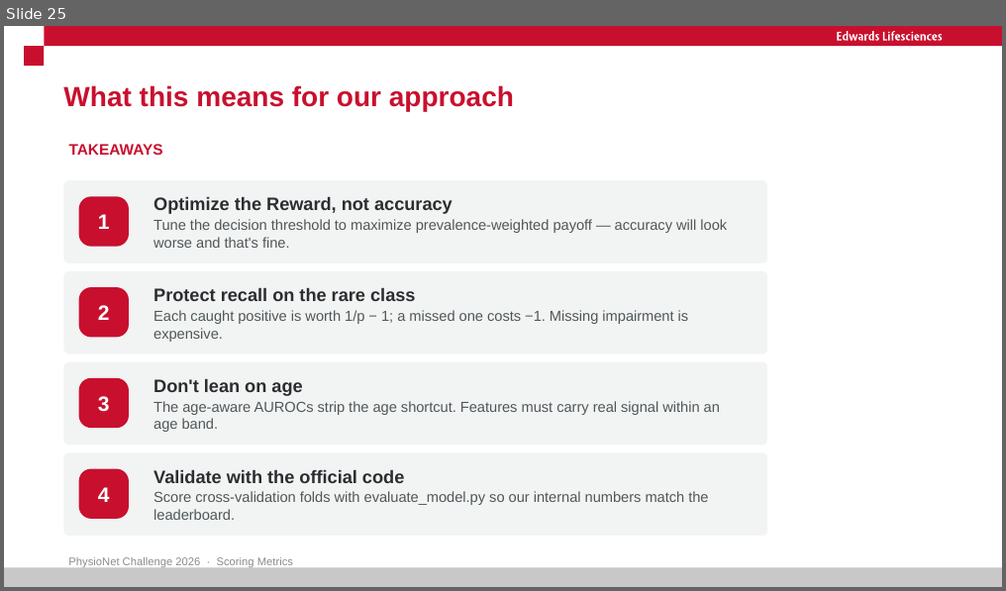
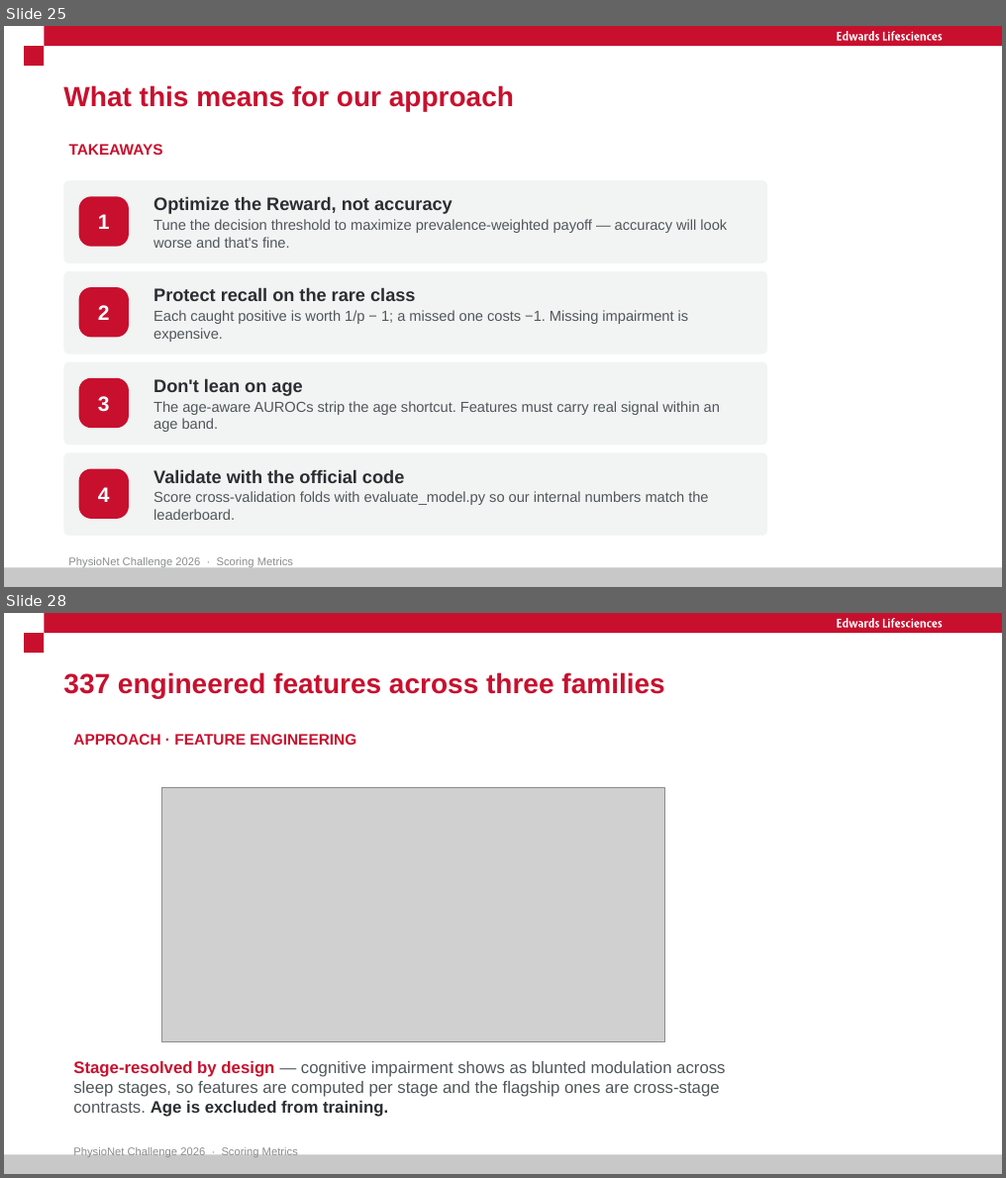
Before and after one commit to ArshiaIlaty/Sleeper, a slide deck: PhysioNet Challenge 2026 - Scoring Metrics.pptx. Shown one above the other, each under a label of ours: slide 25 before the commit, slides 25 and 28 after it; the slides between them are not shown. The pictures are 1006x591 and 1006x1178 pixels, drawn with LibreOffice and Linux fonts; fonts in the diff are those of the drawing; grey boxes stand for pictures. Boxes give left, top, right and bottom in pixels: in the first picture for what was removed or moved away, otherwise in the second. Text is boxed around its words. In the diff, an @@ line names an element or a change of style, - is before the commit and + after.

```diff
--- a/PhysioNet Challenge 2026 - Scoring Metrics.pptx
+++ b/PhysioNet Challenge 2026 - Scoring Metrics.pptx
@@ slide 28 added at [4,613,1002,1174], background #FFFFFF; not listed: 4 template elements that a slide beside it also shows @@
@@ title added at [63,672,664,698], 20 pt, text #C8102E, bold @@
+337 engineered features across three families
@@ text added at [73,734,356,745], 11 pt, text #C8102E, bold @@
+APPROACH · FEATURE ENGINEERING
@@ picture added at [161,787,665,1042] @@
@@ text added at [73,1061,725,1117], 12 pt, text #505759 @@
+Stage-resolved by design — cognitive impairment shows as blunted modulation across sleep stages, so features are computed per stage and the flagship ones are cross-stage contrasts. Age is excluded from training.
@@ text added at [73,1148,298,1157], 8 pt, text #898D8D @@
+PhysioNet Challenge 2026 · Scoring Metrics
```
Also in this commit, not shown: 5 other slides added, 25 other files.
